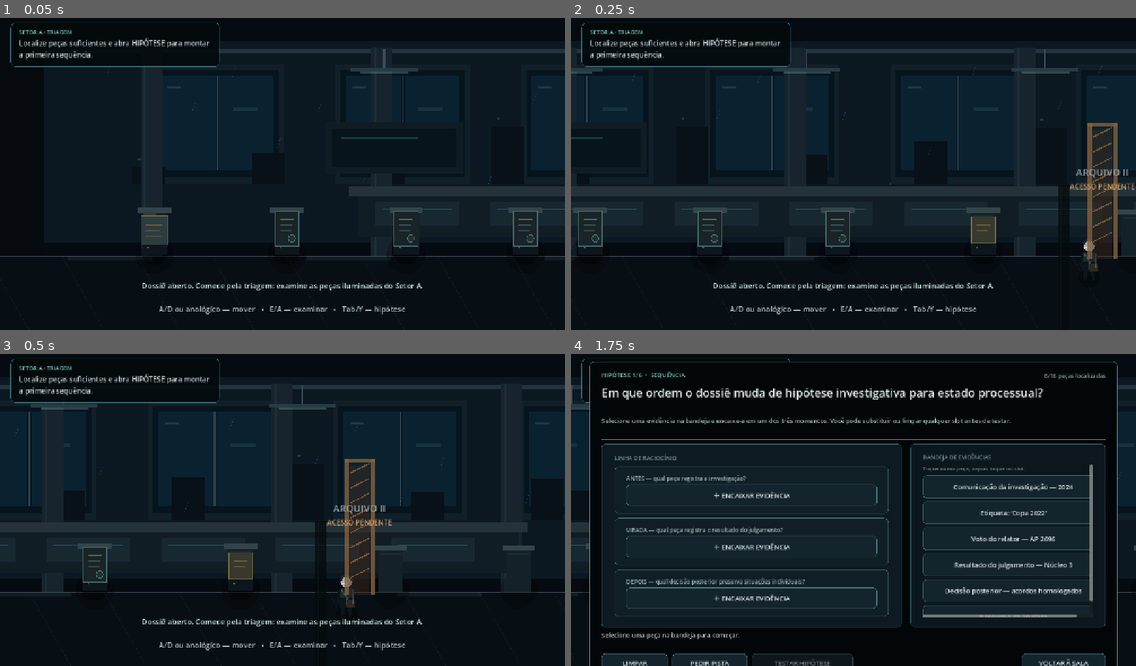
Above: before the commit, frames 1-4 (two rows, left to right).
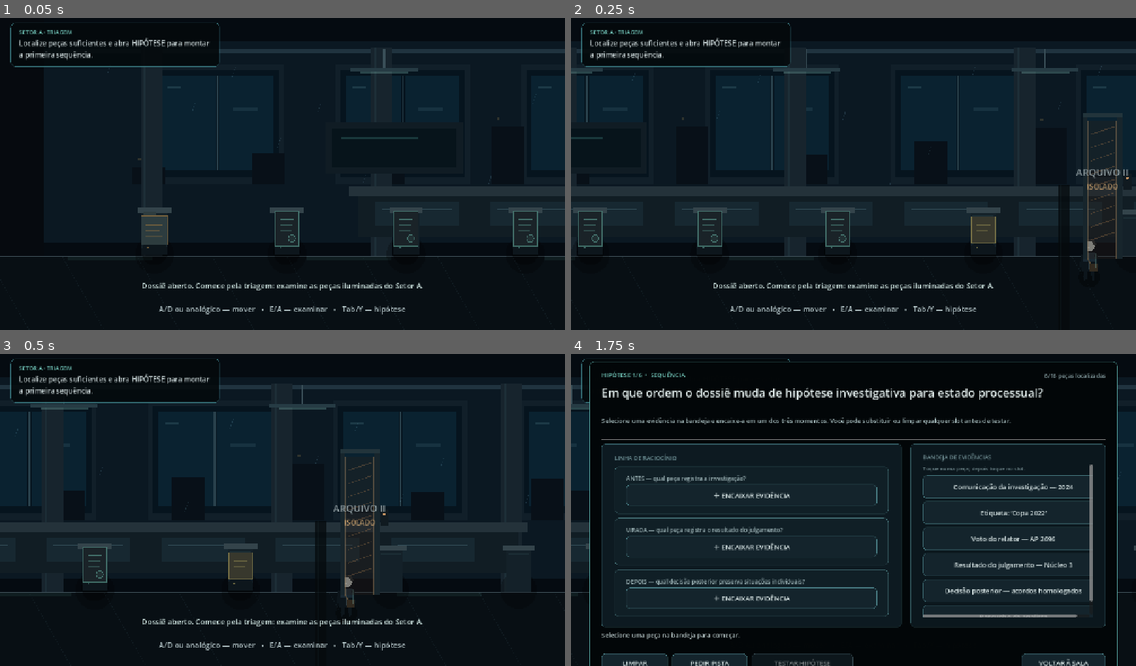
Above: after the commit, the same moments.

Repository: brunosantoss9719-ux/copa-2022
Game: Godot game, scene res://tests/FlowProbe.tscn
Two runs of this game, one before a commit and one after it. Both use one fixed random seed, a clock stepped at 60 frames per second and the inputs below. This scene is started directly instead of the project's main scene.
Inputs:
- Up to frame 1 (0.05 s): no input
- Up to frame 2 (0.25 s): no input
- Up to frame 3 (0.5 s): no input
- Up to frame 4 (1.75 s): tap Enter at 0.5 s; hold D (move_right) 0.53-1.25 s; hold Tab (case_board) 0.53-1.25 s; click "＋ ENCAIXAR EVIDÊNCIA" at 1.25 s

The runs differ from the first frame. In frame 2, 1.2% of the frame differs, in the area x 88-100%, y 30-78%; in frame 3, 1.1%; in frame 4, nothing differs.
Error in both runs: Trying to assign value of type 'Nil' to a variable of type 'Array'. (res://tests/flow_probe.gd:64)

Commit message:
feat: make sector gates diegetic

Diff:
--- a/scripts/phase_gate.gd
+++ b/scripts/phase_gate.gd
@@ -22,17 +22,29 @@
 	if not force and next_state == _unlocked:
 		return
 	_unlocked = next_state
-	state_label.text = "ACESSO LIBERADO  →" if _unlocked else "ACESSO PENDENTE"
-	state_label.modulate = Color("#8dd8c9") if _unlocked else Color("#d0a36a")
-	title_label.modulate = Color("#d6eeee") if _unlocked else Color("#94a3a8")
+	state_label.text = "LIBERADO  →" if _unlocked else "ISOLADO"
+	state_label.modulate = Color("#8dd8c9") if _unlocked else Color("#b99668")
+	title_label.modulate = Color("#d6eeee") if _unlocked else Color("#8f9ca0")
 	queue_redraw()
 
 func _draw() -> void:
-	var frame_color := Color(0.30, 0.57, 0.61, 0.72) if _unlocked else Color(0.52, 0.38, 0.24, 0.80)
-	draw_rect(Rect2(-34, 250, 10, 310), frame_color, true)
-	draw_rect(Rect2(24, 250, 10, 310), frame_color, true)
-	draw_rect(Rect2(-34, 250, 68, 8), frame_color, true)
+	var frame_color := Color(0.32, 0.60, 0.60, 0.72) if _unlocked else Color(0.42, 0.36, 0.28, 0.70)
+	var glass := Color(0.16, 0.31, 0.34, 0.13) if _unlocked else Color(0.16, 0.12, 0.10, 0.34)
+
+	# Portal de controle de acesso mais discreto: faz parte da arquitetura,
+	# não parece uma "fase de videogame" plantada no corredor.
+	draw_rect(Rect2(-45, 228, 12, 332), Color("#17252c"), true)
+	draw_rect(Rect2(33, 228, 12, 332), Color("#17252c"), true)
+	draw_rect(Rect2(-45, 228, 90, 10), Color("#22343b"), true)
+	draw_rect(Rect2(-32, 244, 64, 316), glass, true)
+	draw_line(Vector2(-32, 244), Vector2(-32, 560), frame_color, 2.0)
+	draw_line(Vector2(32, 244), Vector2(32, 560), frame_color, 2.0)
+
+	# Leitor de acesso.
+	draw_rect(Rect2(47, 366, 18, 34), Color("#101a20"), true)
+	draw_circle(Vector2(56, 375), 3.5, Color("#78c9b4") if _unlocked else Color("#c09061"))
+	draw_line(Vector2(51, 388), Vector2(61, 388), frame_color, 1.5)
+
 	if not _unlocked:
-		draw_rect(Rect2(-23, 266, 46, 294), Color(0.24, 0.16, 0.11, 0.48), true)
-		for y in range(282, 548, 34):
-			draw_line(Vector2(-22, y), Vector2(22, y - 22), Color(0.73, 0.51, 0.27, 0.52), 3.0)
+		for y in range(276, 544, 30):
+			draw_line(Vector2(-27, y), Vector2(27, y - 18), Color(0.61, 0.44, 0.28, 0.34), 2.0)
